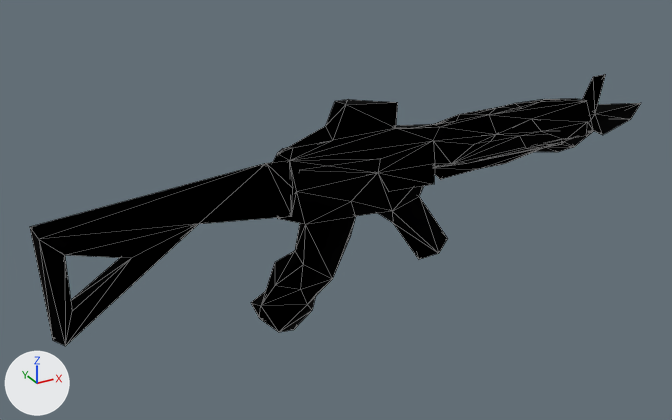
What one commit did to the glTF model art/parts/kdf_carbine/kdf_carbine.glb.
Before and after are seen from a 50 mm lens placed at (-0.569, -0.912, 0.4), pointed at (-0.053, 0.027, -0.069). Every picture has the same lights, and +X, +Y and +Z are marked at lower left. The picture after the commit comes second. Mesh edges are drawn as thin lines. Vertices at exactly the same position are counted once.

Names of what the first picture shows: 'kdf_carbine'.
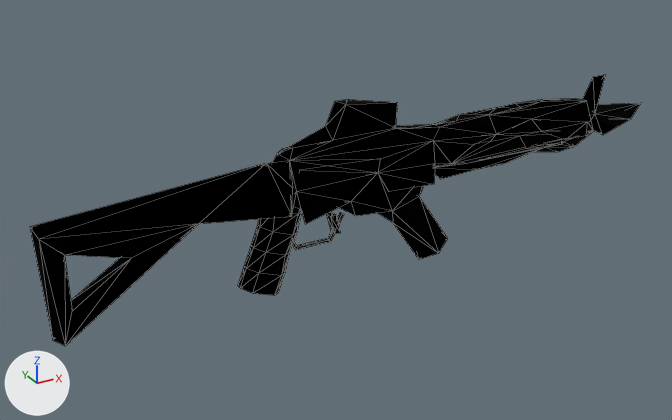
Where the change shows, as pixel boxes (x1, y1, x2, y2) in the pictures (672 x 420 px):
part 1 of me_kdf_carbine, added: after (238, 208, 302, 295)
part 2 of me_kdf_carbine, added: after (293, 213, 344, 250)
part 3 of me_kdf_carbine, cut back: before (251, 192, 356, 332); after (293, 192, 356, 234)

What changed in the scene script:
```text
Change me_kdf_carbine:
    used by ob_kdf_carbine; location = (0.0, 0.0, 0.0)
    remove me_kdf_carbine.from_pydata(...)  # 153 vertices, 315 faces; spans x -0.425..0.425, y -0.043..0.043, z -0.213..0.084
    add me_kdf_carbine.from_pydata(...)  # 197 vertices, 380 faces; spans x -0.425..0.425, y -0.043..0.031, z -0.151..0.084
    me_kdf_carbine part 1: a new loose piece of 41 vertices spanning x -0.2..-0.117, y -0.018..0.012, z -0.144..-0.026, in mat_bakedmaterial (picture img_kdf_carbine_color)
    me_kdf_carbine part 2: a new loose piece of 16 vertices spanning x -0.14..-0.059, y -0.005..-0.001, z -0.094..-0.059, in mat_bakedmaterial (picture img_kdf_carbine_color)
    me_kdf_carbine part 3
    21 vertices are removed from x -0.174..-0.046, y -0.026..0.043, z -0.213..-0.097
    48 faces are deleted
    8 vertices are added at x -0.08..-0.065, y -0.009..0.003, z -0.084..-0.058
    17 new faces join them
```
